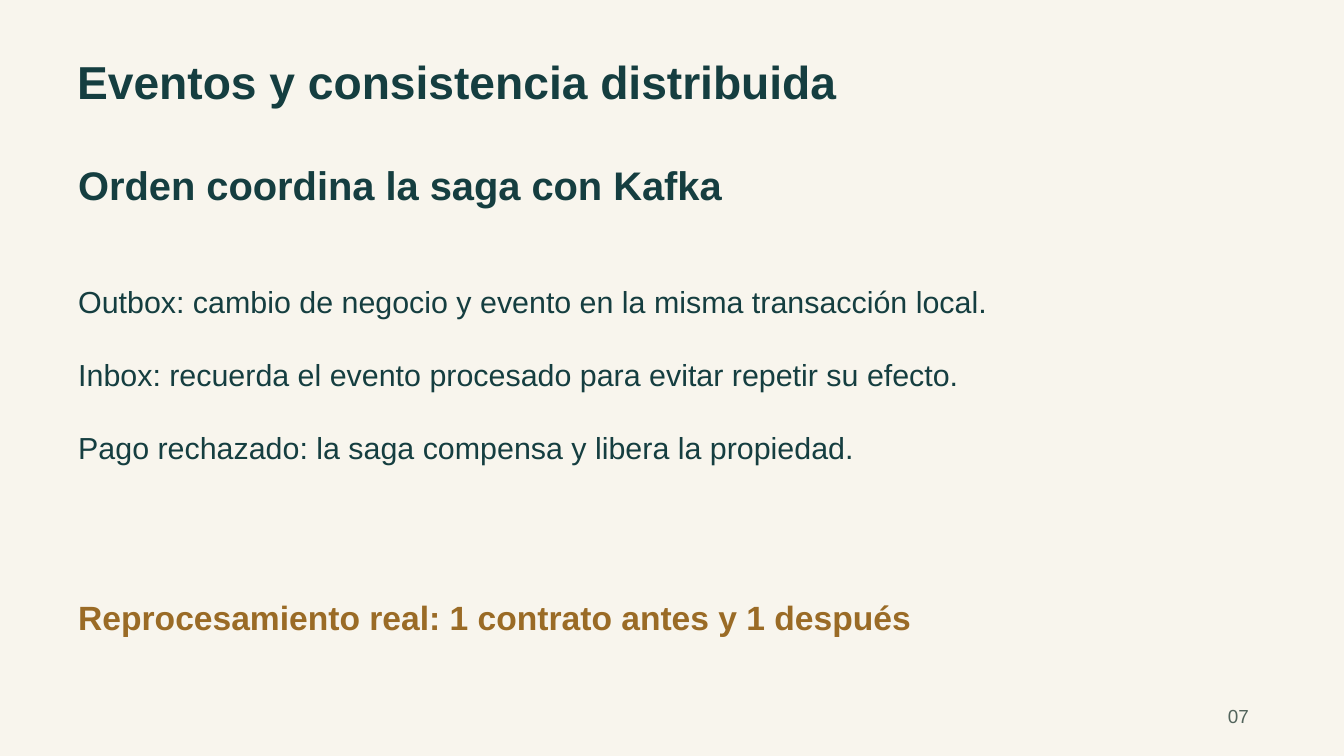
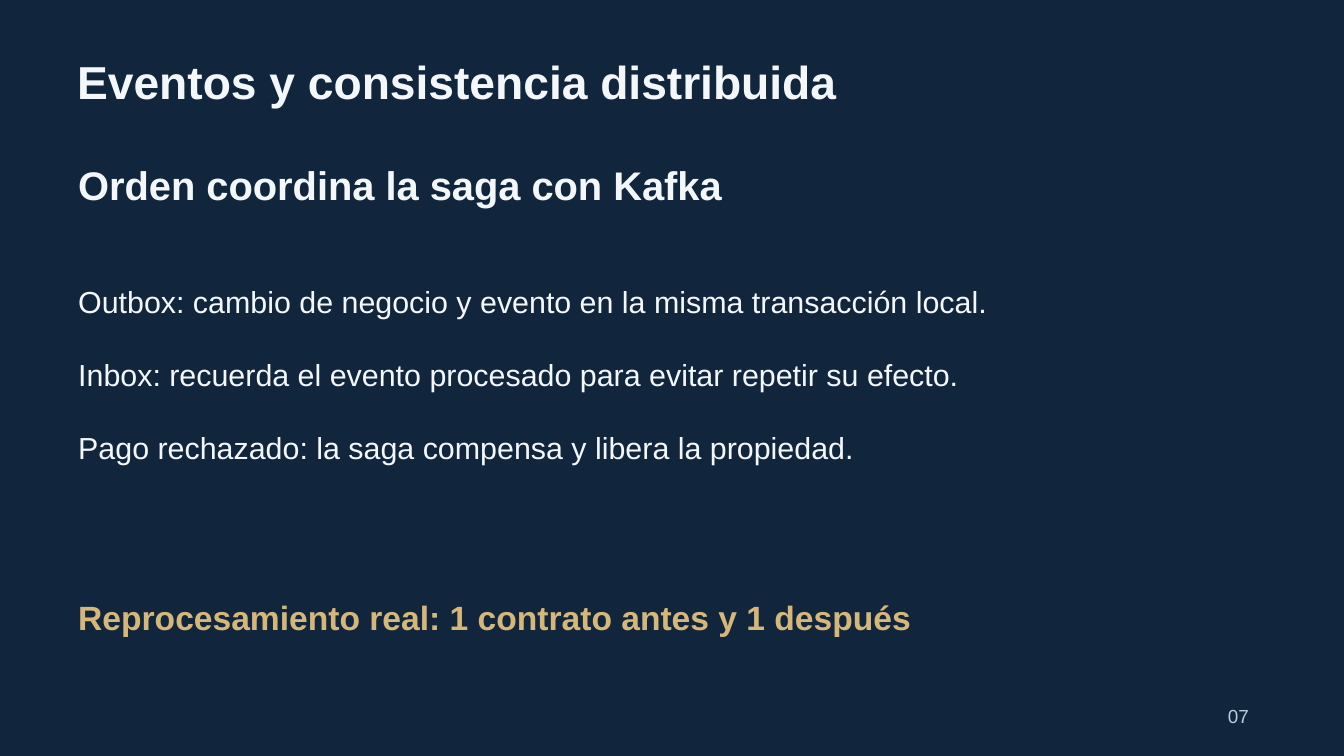
Before and after one commit to Stephmarc/CASAS-distribuidas, a slide deck: slide 7 of Mkdocs/docs/assets/CASAS-Sustentacion-Unidad2-Final.pptx. Drawn at 1344x756 pixels with LibreOffice and Linux fonts; fonts in the diff are those of the drawing. Boxes give left, top, right and bottom in pixels: in the first picture for what was removed or moved away, otherwise in the second. Text is boxed around its words. In the diff, an @@ line names an element or a change of style, - is before the commit and + after.

```diff
--- a/Mkdocs/docs/assets/CASAS-Sustentacion-Unidad2-Final.pptx
+++ b/Mkdocs/docs/assets/CASAS-Sustentacion-Unidad2-Final.pptx
@@ background #F8F5ED to #11263D @@
@@ text colour #153E40 to #F3F7FA in 3 elements at (77, 65, 836, 109), (78, 171, 721, 208), (78, 290, 987, 465) @@
@@ text "Reprocesamiento real: 1 contrato antes ..." at (78, 605, 910, 637): text colour #9A6B26 to #D6B77A @@
@@ text "07" at (1228, 710, 1249, 723): text colour #52645C to #B9CCD9 @@
```
Also in this commit, not shown: 11 other slides changed, 1 other file.
